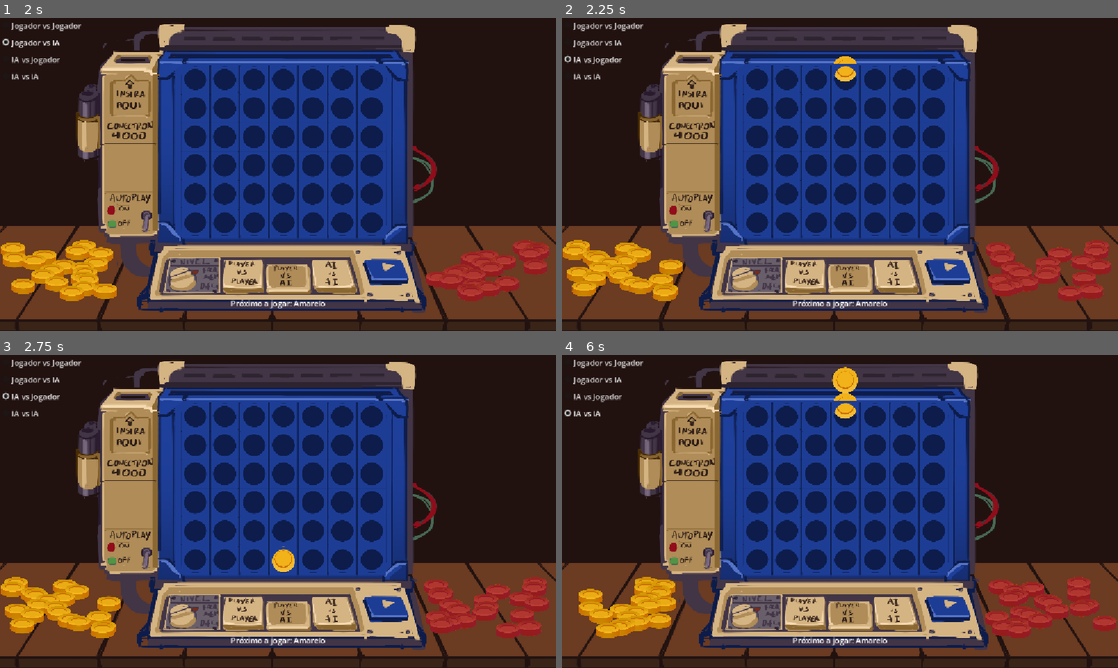
Above: before the commit, frames 1-4 (two rows, left to right).
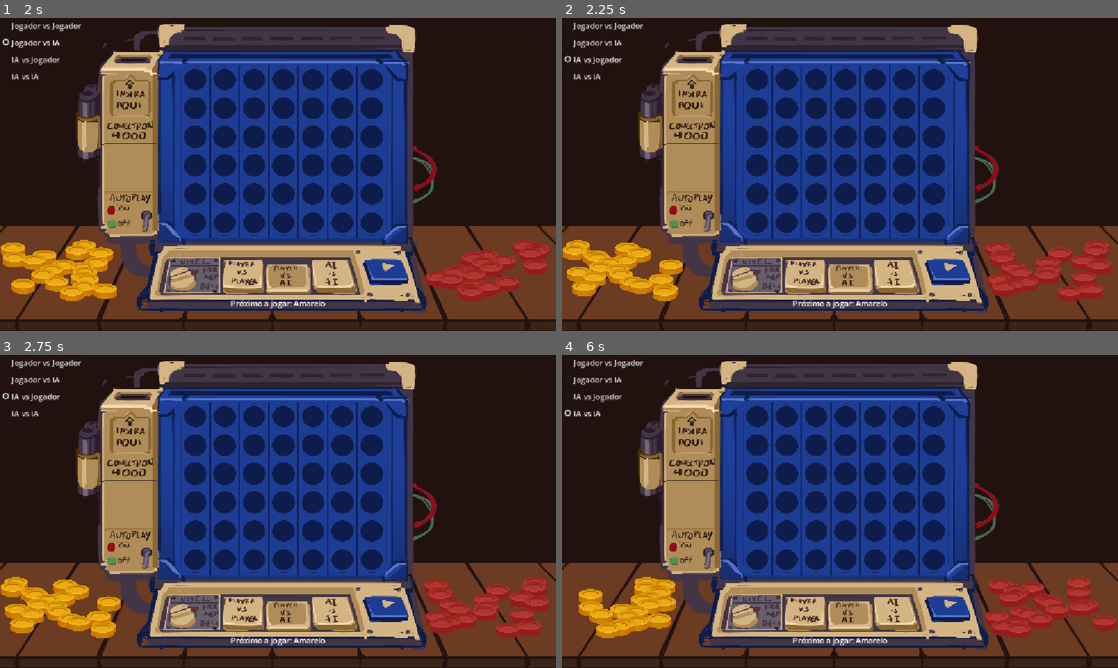
Above: after the commit, the same moments.

Repository: fabioorlandi/connect4
Game: Godot game, scene res://connect4.tscn
Two runs of this game, one before a commit and one after it. Both use one fixed random seed, a clock stepped at 60 frames per second and the inputs below.
Inputs:
- Up to frame 1 (2 s): click "Jogador vs Jogador" at 0.5 s; click "Jogador vs IA" at 1.25 s
- Up to frame 2 (2.25 s): click "IA vs Jogador" at 2 s
- Up to frame 3 (2.75 s): no input
- Up to frame 4 (6 s): click "IA vs IA" at 2.75 s; click "Jogador vs Jogador" at 3.5 s; click "Jogador vs IA" at 4.25 s; click "IA vs Jogador" at 5 s; click "IA vs IA" at 5.75 s

Frame 1 is identical in both runs. In frame 2, 0.2% of the frame differs, in the area x 48-53%, y 12-21%; in frame 3, 0.2%; in frame 4, 0.5%, in the area x 48-54%, y 3-21%.

Commit message:
Jogar sem travar interface

Diff:
--- a/game/connect4.gd
+++ b/game/connect4.gd
@@ -17,6 +17,7 @@
 var peca_arrastavel_cena = preload("res://peca_arrastavel.tscn")
 var profundidade_maxima = 4
 var tabuleiro_jogo: Tabuleiro
+var thread: Thread = Thread.new()
 var ia: Minimax = Minimax.new()
 
 func _ready():
@@ -35,11 +36,11 @@
 		"IAContraJogador":
 			print("IA vs Jogador")
 			reiniciar_jogo(Jogador.TipoJogador.Computador, Jogador.TipoJogador.Humano)
-			jogar_na_posicao_IA()
+			await jogar_na_posicao_IA()
 		"IAContraIA":
 			print("IA vs IA")
 			reiniciar_jogo(Jogador.TipoJogador.Computador, Jogador.TipoJogador.Computador)
-			jogar_na_posicao_IA()
+			await jogar_na_posicao_IA()
 
 func reiniciar_jogo(tipo_jogador_amarelo, tipo_jogador_vermelho) -> void:
 	desabilitar_colunas()
@@ -131,13 +132,17 @@
 
 func jogar_na_posicao_IA():
 	desabilitar_colunas()
-	await get_tree().create_timer(0.1).timeout
-
+	thread.start(iniciar_jogada_IA)
+
+func iniciar_jogada_IA():
 	var jogador = tabuleiro_jogo.jogador_atual
 	var jogada = ia.jogar(tabuleiro_jogo.duplicate(true), jogador, profundidade_maxima)
+	call_deferred("finalizar_jogada_IA", jogada)
+
+func finalizar_jogada_IA(jogada: Jogada):
+	thread.wait_to_finish()
 	var linha = jogada.movimento[0]
 	var coluna = jogada.movimento[1]
-
 	await jogar_na_posicao(coluna, linha)
 
 func jogar_na_posicao_arrastando(cor_jogador, coluna):
@@ -159,7 +164,7 @@
 		if espaco_disponivel == null:
 			print("Coluna cheia!")
 			habilitar_colunas()
-			return null
+			return
 
 		var peca = peca_cena.instantiate()
 		var cor_peca = peca_amarela if jogador.cor == Jogador.Cor.Amarelo else peca_vermelha
@@ -188,12 +193,11 @@
 		else:
 			var proximo_a_jogar = tabuleiro_jogo.proximo_a_jogar()
 			info_jogo.text = "Próximo a jogar: " + Jogador.Cor.keys()[proximo_a_jogar.cor]
-			await get_tree().create_timer(0.1).timeout
 			habilitar_colunas()
 
 			mostrar_tabuleiro_CLI()
 			if tabuleiro_jogo.proximo_a_jogar().tipo_jogador == Jogador.TipoJogador.Computador:
-				jogar_na_posicao_IA()
+				await jogar_na_posicao_IA()
 
 func pegar_espaco_disponivel(coluna, linha = null):
 	var espaco_disponivel = null
--- a/game/peca_arrastavel.tscn
+++ b/game/peca_arrastavel.tscn
@@ -12,7 +12,7 @@
 scale = Vector2(0.5, 0.5)
 
 [node name="CollisionShape2D" type="CollisionShape2D" parent="." unique_id=51678689]
-scale = Vector2(2, 2)
+scale = Vector2(3, 3)
 shape = SubResource("RectangleShape2D_vep2n")
 
 [connection signal="area_entered" from="." to="." method="_on_area_entered"]
